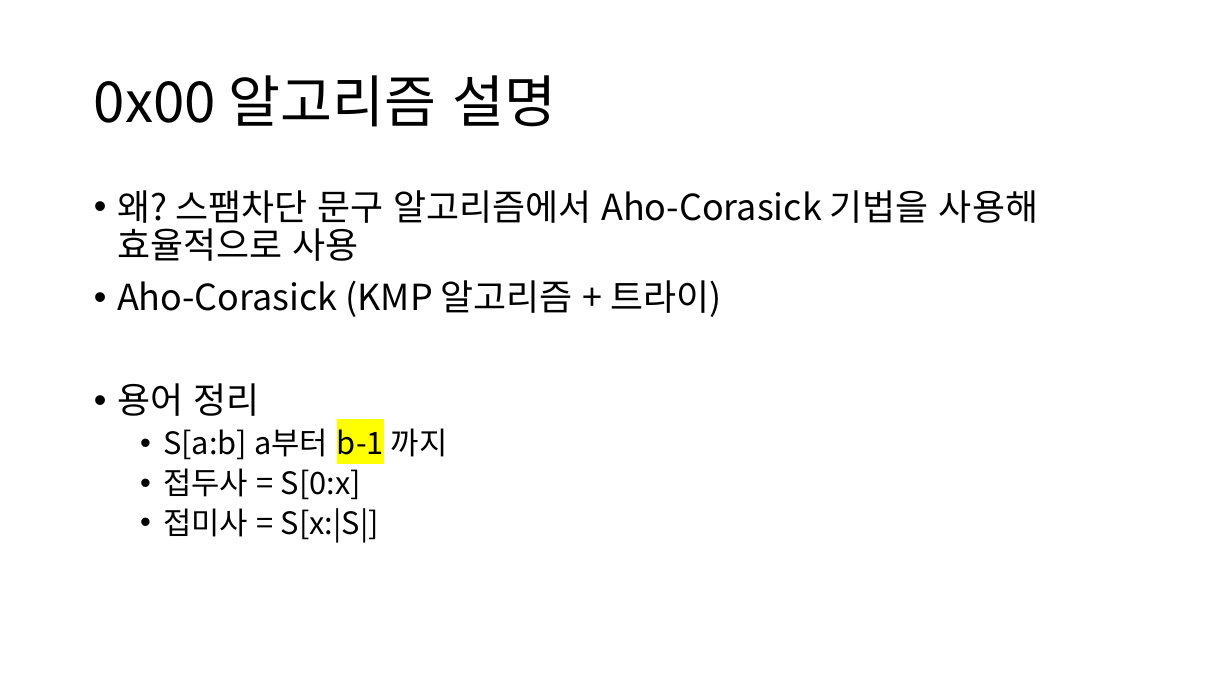
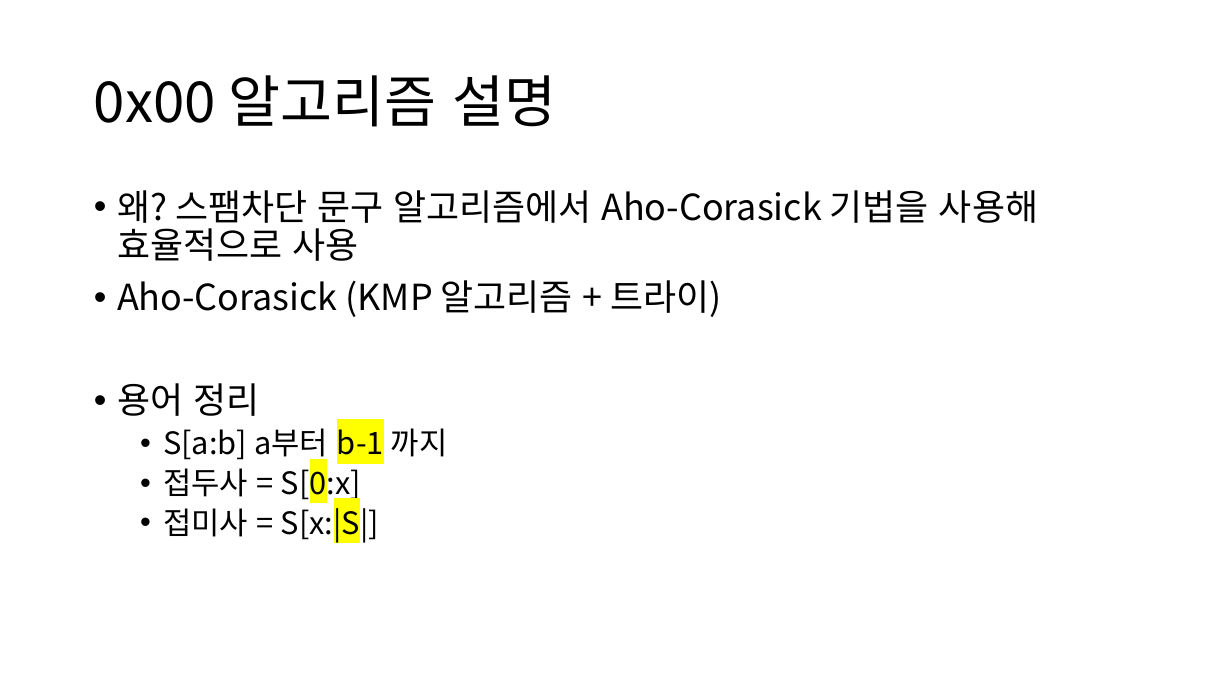
Before and after one commit to zeonyani/presentation, a slide deck: slide 3 of kmp/KMP 알고리즘 세미나.pptx. Drawn at 1232x693 pixels with LibreOffice and Linux fonts; fonts in the diff are those of the drawing. Boxes give left, top, right and bottom in pixels: in the first picture for what was removed or moved away, otherwise in the second. Text is boxed around its words. In the diff, an @@ line names an element or a change of style, - is before the commit and + after.

```diff
--- a/kmp/KMP 알고리즘 세미나.pptx
+++ b/kmp/KMP 알고리즘 세미나.pptx
@@ text at (x1=163, y1=463, x2=379, y2=542): highlight none to #FFFF00 in "S[0:x]", "S[x:|S|]" @@
```
Also in this commit, not shown: 24 other slides changed, 1 slide added, 1 slide removed.
